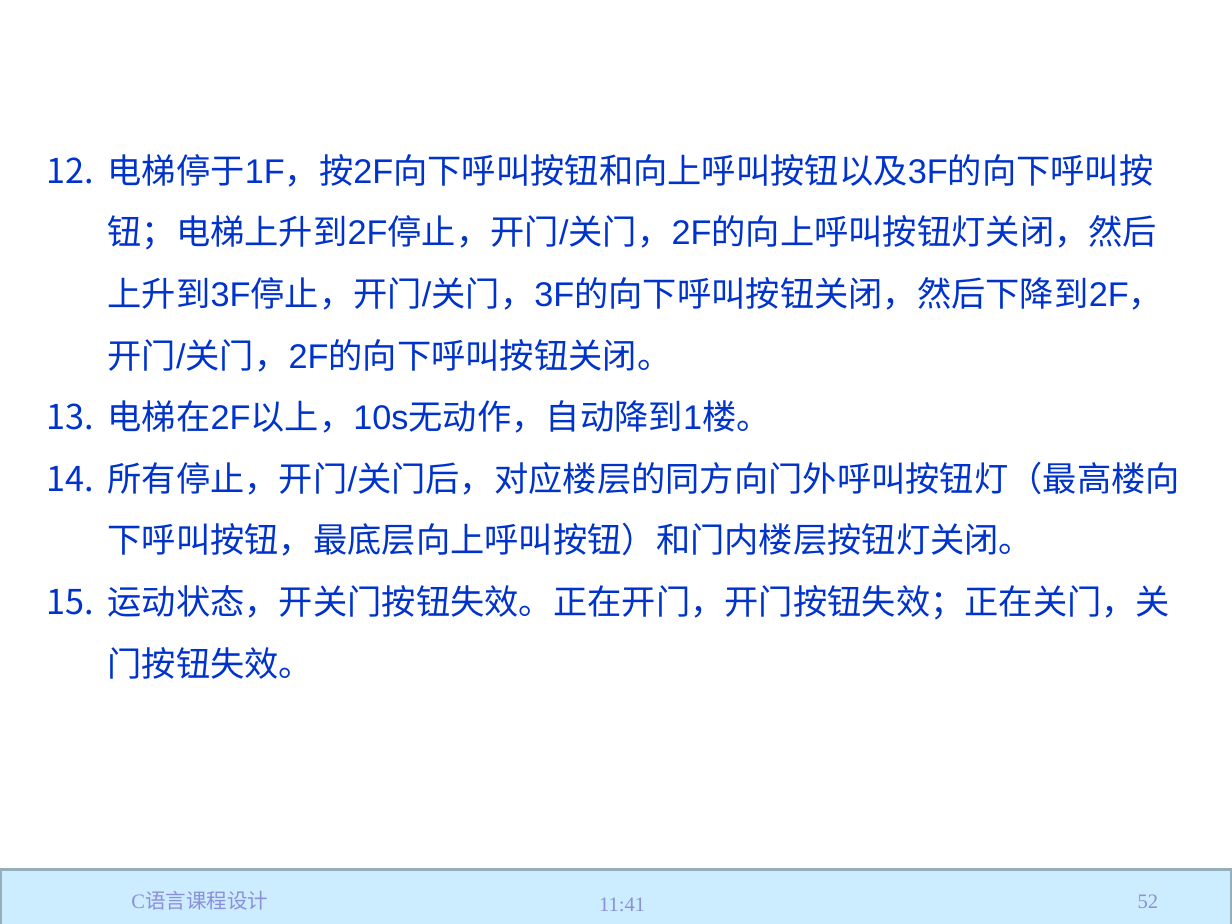
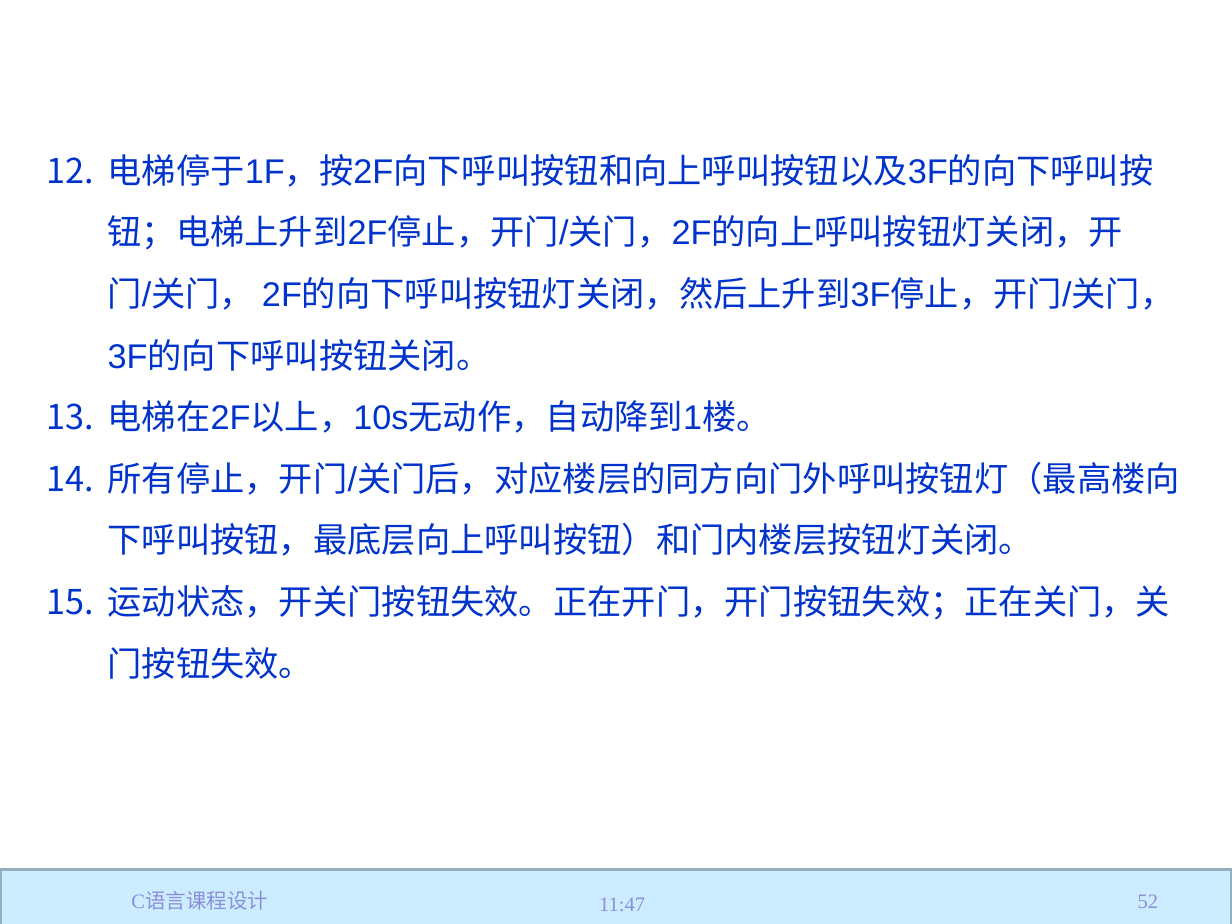
Before and after one commit to jtrfid/C-Repositories, a slide deck: slide 52 of 2017/C语言课程设计/C语言课程设计.pptx. Drawn at 1232x924 pixels with LibreOffice and Linux fonts; fonts in the diff are those of the drawing; background and template pictures are left out. Boxes give left, top, right and bottom in pixels: in the first picture for what was removed or moved away, otherwise in the second. Text is boxed around its words. In the diff, an @@ line names an element or a change of style, - is before the commit and + after.

```diff
--- a/2017/C语言课程设计/C语言课程设计.pptx
+++ b/2017/C语言课程设计/C语言课程设计.pptx
@@ text at [108,154,1174,371]: text changed @@
-12. 电梯停于1F，按2F向下呼叫按钮和向上呼叫按钮以及3F的向下呼叫按钮；电梯上升到2F停止，开门/关门，2F的向上呼叫按钮灯关闭，然后上升到3F停止，开门/关门，3F的向下呼叫按钮关闭，然后下降到2F，开门/关门，2F的向下呼叫按钮关闭。
+12. 电梯停于1F，按2F向下呼叫按钮和向上呼叫按钮以及3F的向下呼叫按钮；电梯上升到2F停止，开门/关门，2F的向上呼叫按钮灯关闭，开门/关门， 2F的向下呼叫按钮灯关闭，然后上升到3F停止，开门/关门，3F的向下呼叫按钮关闭。
@@ text at [599,897,645,911]: text changed @@
-11:41
+11:47
```
Also in this commit, not shown: 56 other slides changed, 4 other files.
